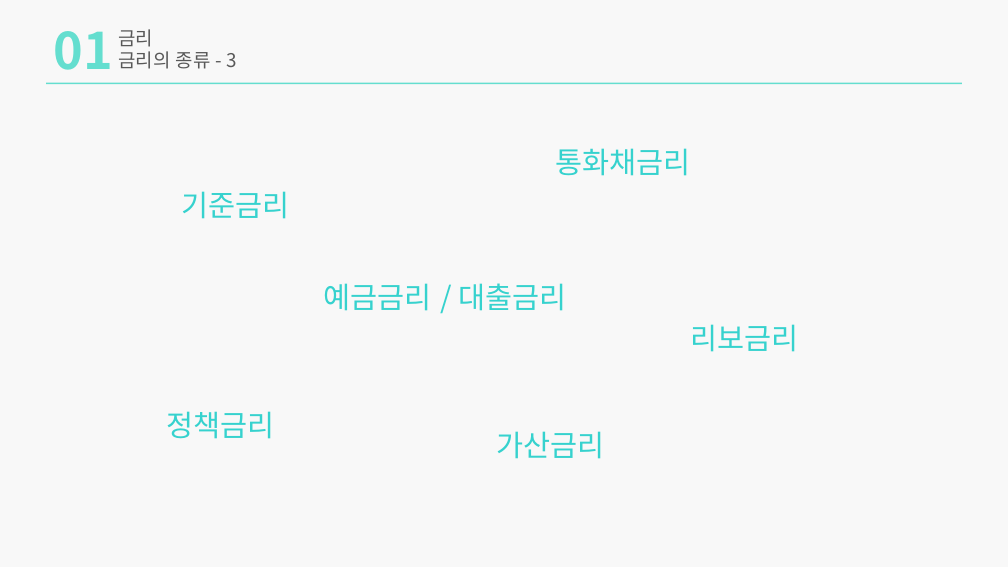
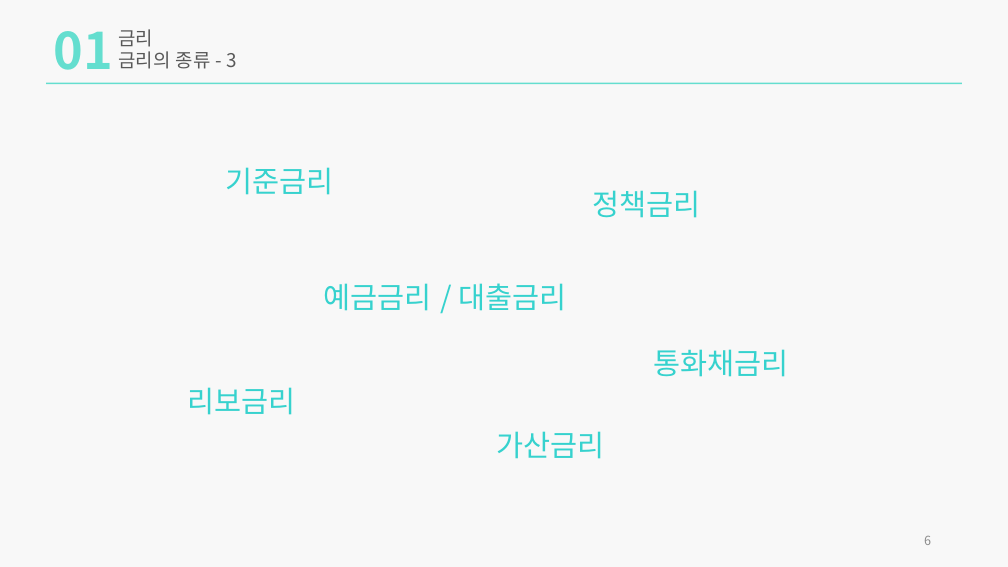
Before and after one commit to zndrke/Financial-Product, a slide deck: slide 6 of 금리채권/금리,채권,FRN.pptx. Drawn at 1008x567 pixels with LibreOffice and Linux fonts; fonts in the diff are those of the drawing. Boxes give left, top, right and bottom in pixels: in the first picture for what was removed or moved away, otherwise in the second. Text is boxed around its words. In the diff, an @@ line names an element or a change of style, - is before the commit and + after.

```diff
--- a/금리채권/금리,채권,FRN.pptx
+++ b/금리채권/금리,채권,FRN.pptx
@@ text "기준금리": place and size @@
-text "기준금리" at (182,191,290,219)
+text "기준금리" at (225,167,333,195)
@@ text "정책금리": place and size @@
-text "정책금리" at (167,411,275,439)
+text "정책금리" at (593,190,701,218)
@@ text "통화채금리": place and size @@
-text "통화채금리" at (555,148,690,176)
+text "통화채금리" at (654,349,789,377)
@@ text "리보금리": place and size @@
-text "리보금리" at (690,324,798,352)
+text "리보금리" at (187,387,295,415)
@@ page number added at (924,536,931,545), 12 pt, text #8C8C8C @@
+6
```
Also in this commit, not shown: 19 other slides changed, 3 slides added, 2 slides removed, 4 other files.
